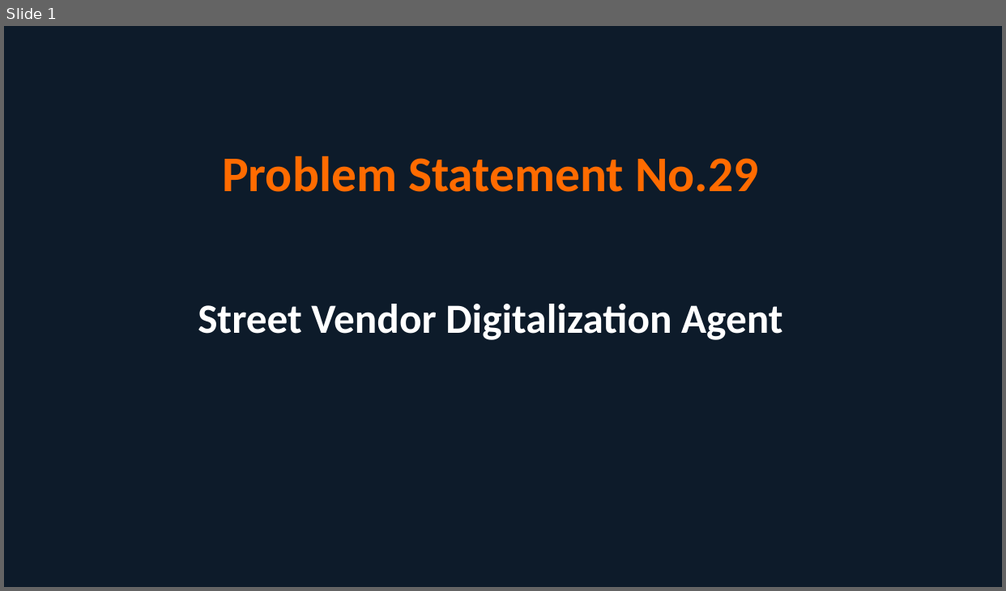
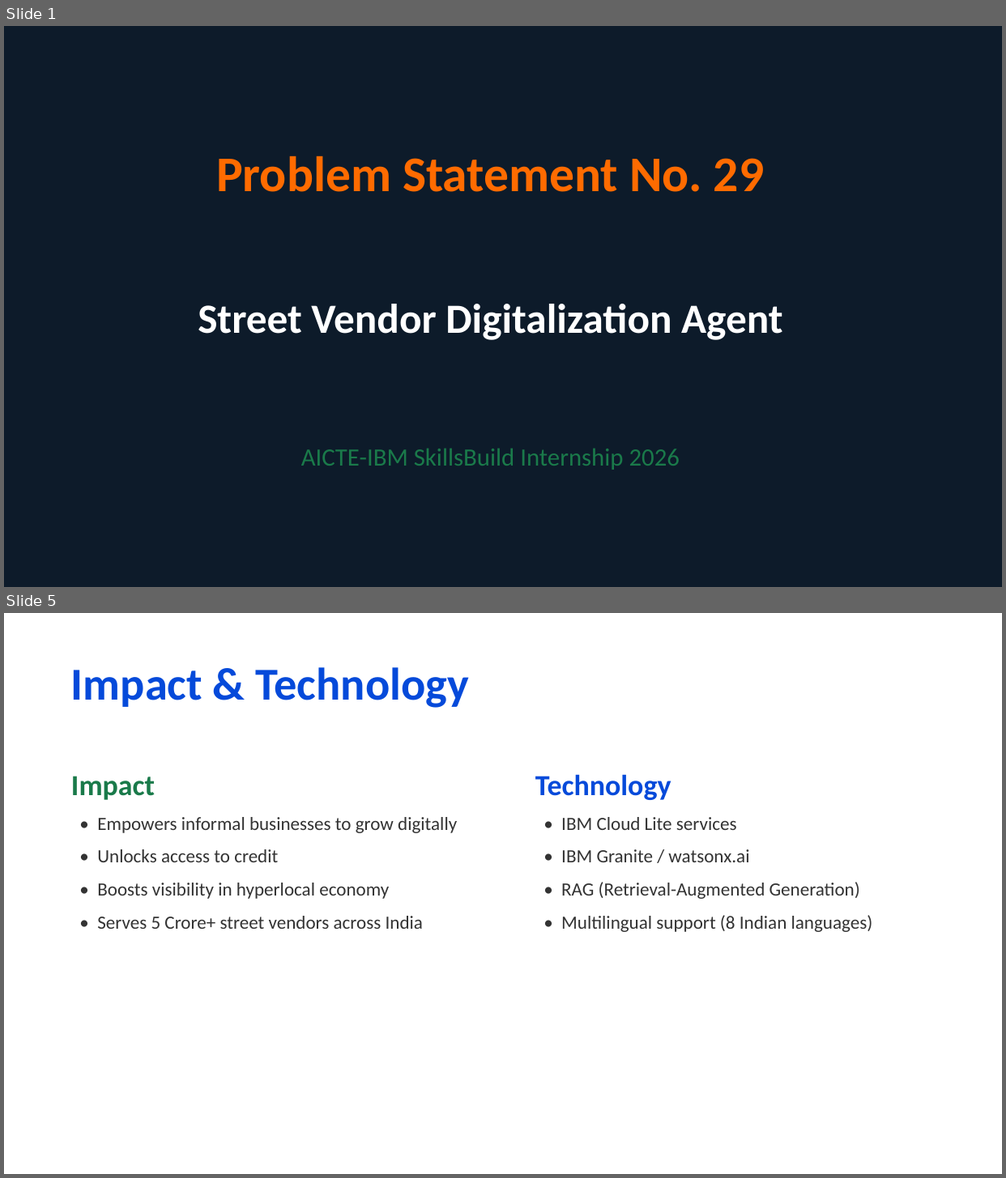
Before and after one commit to Veeresh-Math/Street-Vendor-Digitalization-Agent, a slide deck: Problem_Statement_29.pptx. Shown one above the other, each under a label of ours: slide 1 before the commit, slides 1 and 5 after it; the slides between them are not shown. The pictures are 1006x591 and 1006x1178 pixels, drawn with LibreOffice and Linux fonts; fonts in the diff are those of the drawing. Boxes give left, top, right and bottom in pixels: in the first picture for what was removed or moved away, otherwise in the second. Text is boxed around its words. In the diff, an @@ line names an element or a change of style, - is before the commit and + after.

Commit message:
Update Problem Statement 29 PPTX

```diff
--- a/Problem_Statement_29.pptx
+++ b/Problem_Statement_29.pptx
@@ slide 5 added at <box>4,613,1002,1174</box>, background #FFFFFF @@
@@ text added at <box>71,667,469,708</box>, 44 pt, text #054ADA, bold @@
+Impact & Technology
@@ text added at <box>71,776,457,929</box>, 18 pt, text #333333 @@
+Impact
+• Empowers informal businesses to grow digitally
+• Unlocks access to credit
+• Boosts visibility in hyperlocal economy
+• Serves 5 Crore+ street vendors across India
@@ text added at <box>535,774,873,932</box>, 18 pt, text #333333 @@
+Technology
+• IBM Cloud Lite services
+• IBM Granite / watsonx.ai
+• RAG (Retrieval-Augmented Generation)
+• Multilingual support (8 Indian languages)
@@ slide 1 changed as well @@
@@ text at <box>216,156,764,192</box>: spaces changed @@
-Problem Statement No.29
+Problem Statement No. 29
@@ text added at <box>301,449,680,470</box>, 24 pt, text #1A7A4A @@
+AICTE-IBM SkillsBuild Internship 2026
```
Also in this commit, not shown: 1 other slide changed, 3 other slides added, 1 slide removed.
